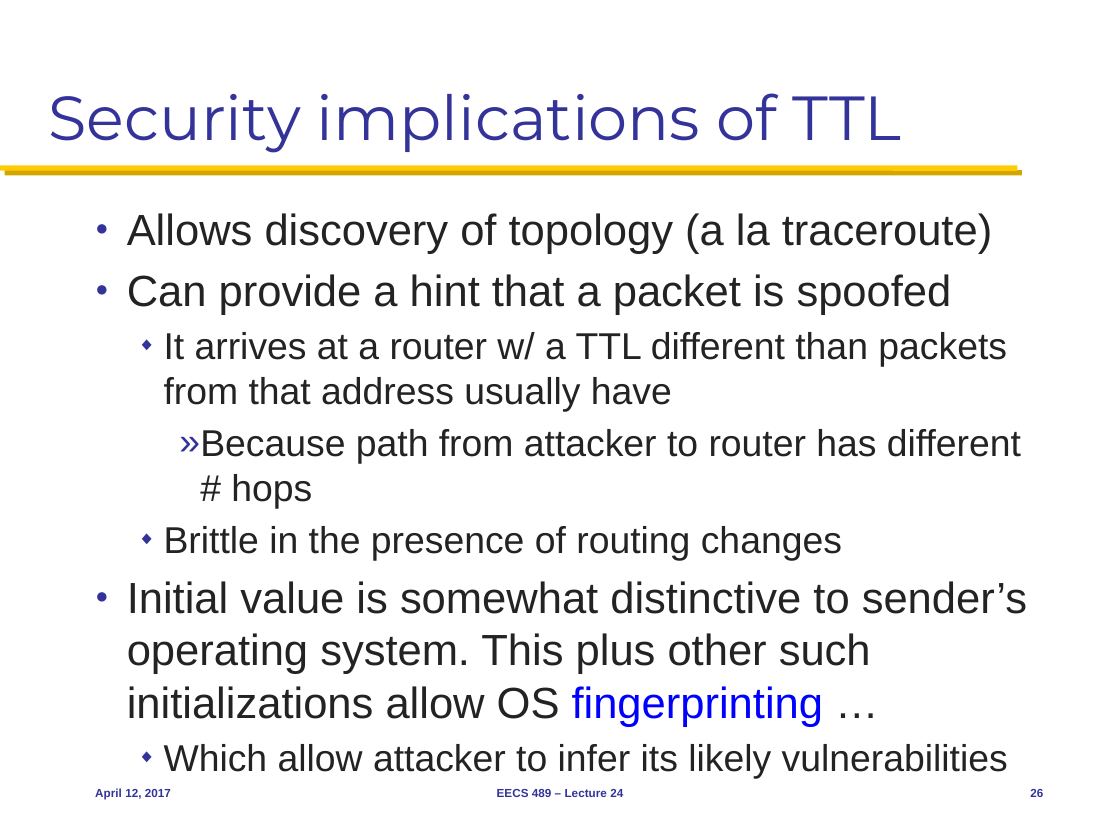
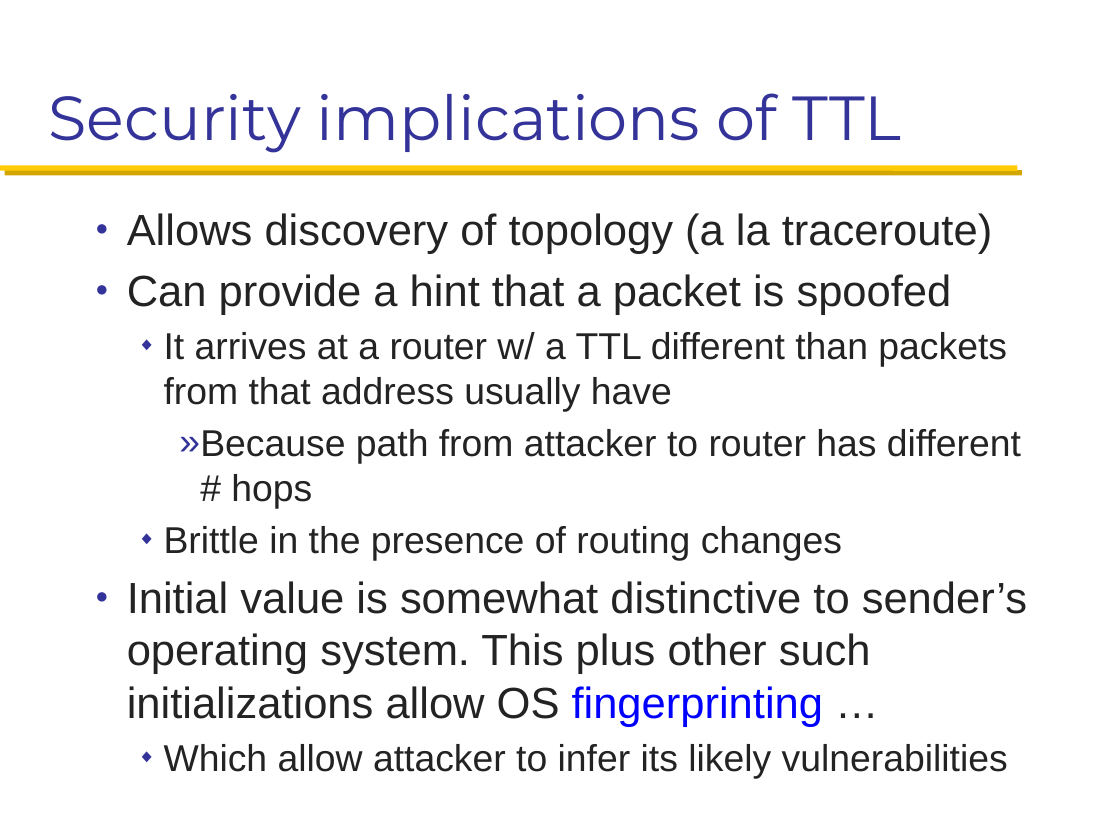
Before and after one commit to mosharaf/eecs489, a slide deck: slide 26 of Slides/041217.pptx. Drawn at 1120x840 pixels with LibreOffice and Linux fonts; fonts in the diff are those of the drawing. Boxes give left, top, right and bottom in pixels: in the first picture for what was removed or moved away, otherwise in the second. Text is boxed around its words. In the diff, an @@ line names an element or a change of style, - is before the commit and + after.

Commit message:
Minor tweaks to April 12 slides.

```diff
--- a/Slides/041217.pptx
+++ b/Slides/041217.pptx
@@ text removed at [95, 788, 171, 800] @@
-April 12, 2017
@@ text removed at [497, 789, 623, 797] @@
-EECS 489 – Lecture 24
@@ page number removed at [1030, 789, 1043, 797] @@
-26
```
Also in this commit, not shown: 7 other slides changed.
